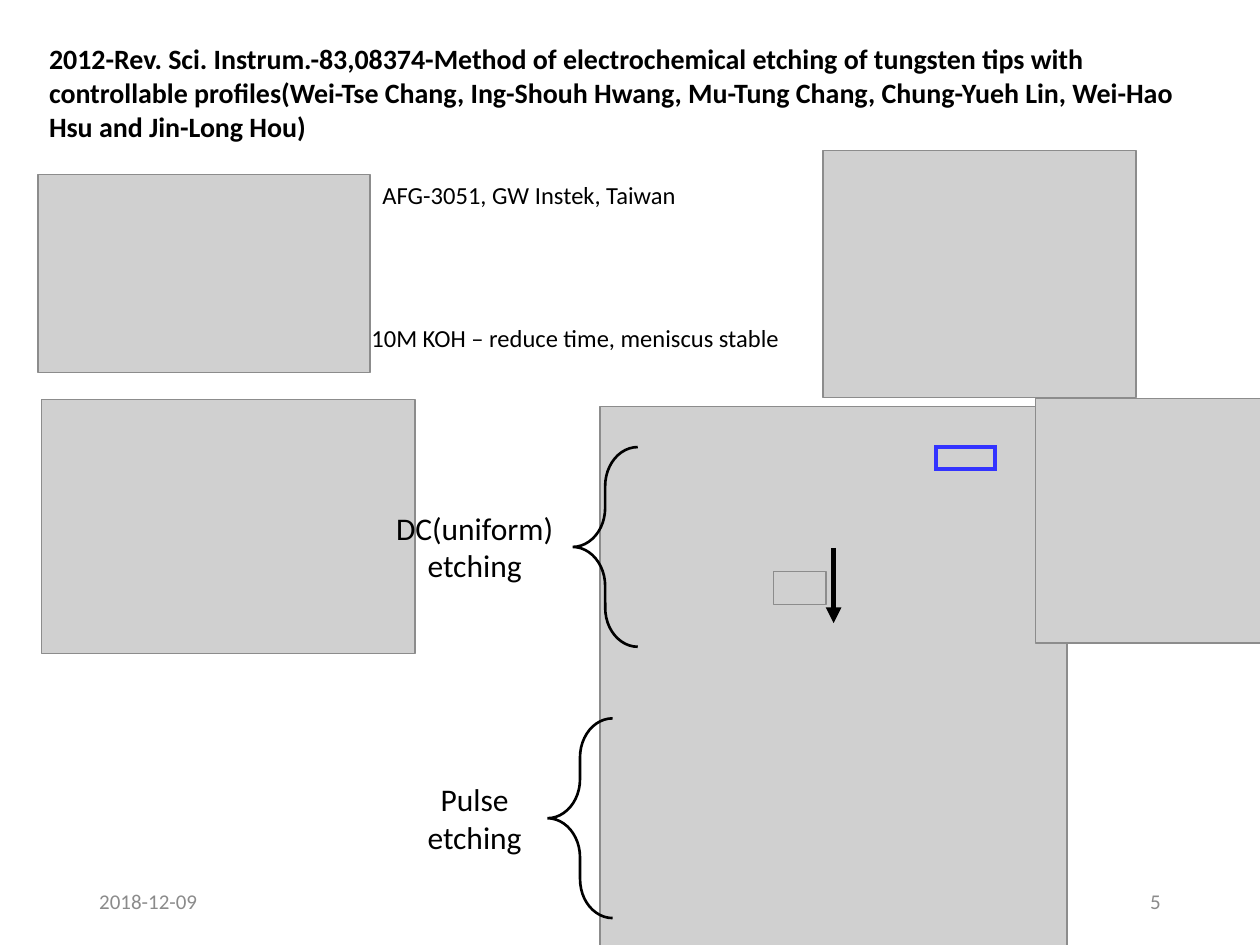
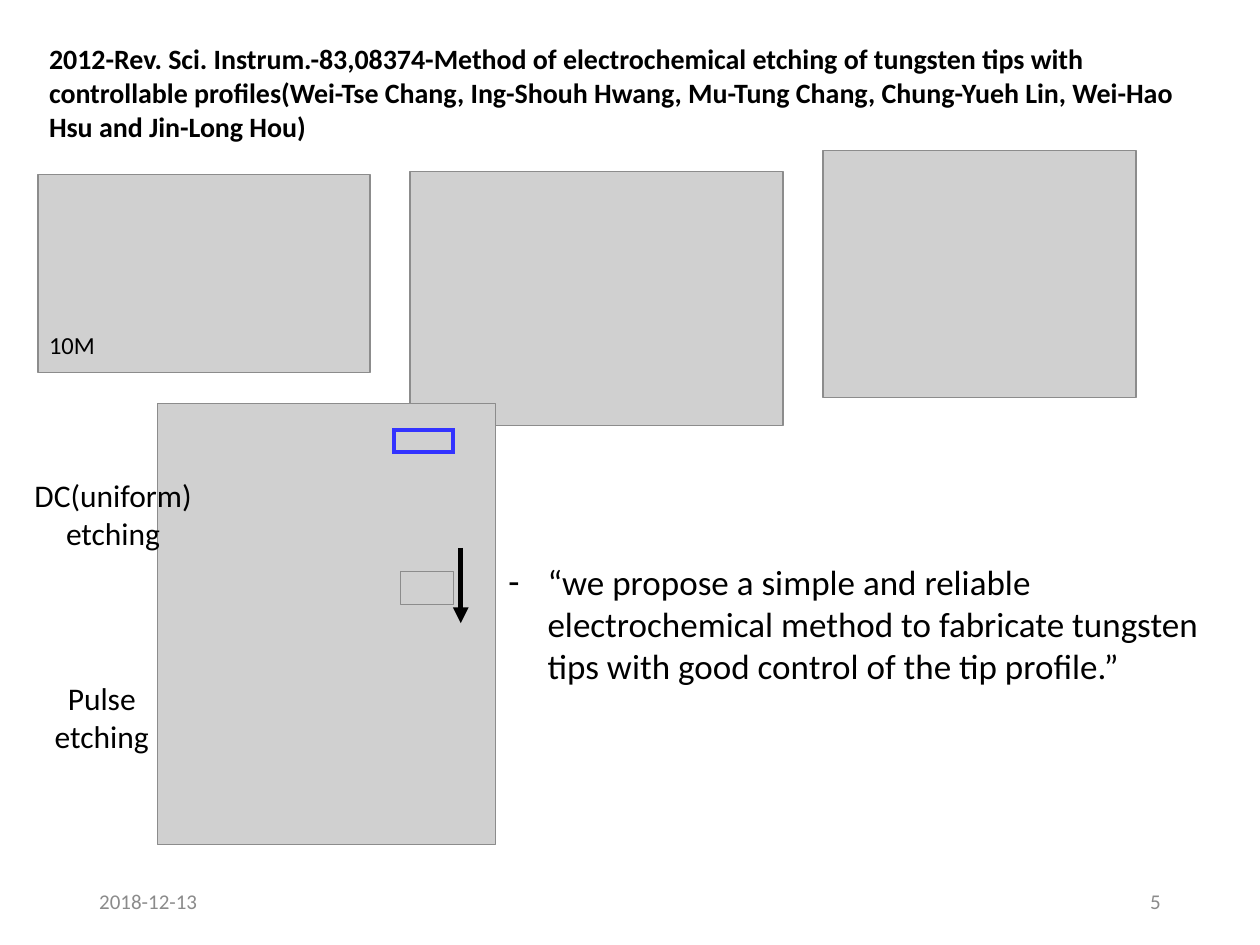
Before and after one commit to jglee96/NBTP_Lab, a slide deck: slide 5 of 랩미팅/201812/1812 W Tip 논문 정리 (Jong).pptx. Drawn at 1260x945 pixels with LibreOffice and Linux fonts; fonts in the diff are those of the drawing; grey boxes stand for pictures. Boxes give left, top, right and bottom in pixels: in the first picture for what was removed or moved away, otherwise in the second. Text is boxed around its words. In the diff, an @@ line names an element or a change of style, - is before the commit and + after.

```diff
--- a/랩미팅/201812/1812 W Tip 논문 정리 (Jong).pptx
+++ b/랩미팅/201812/1812 W Tip 논문 정리 (Jong).pptx
@@ picture: place and size @@
-picture at box(42, 399, 415, 653)
+picture at box(410, 171, 782, 425)
@@ text removed at box(382, 187, 675, 207) @@
-AFG-3051, GW Instek, Taiwan
@@ text at box(49, 338, 95, 354): text changed @@
-10M KOH – reduce time, meniscus stable
+10M
@@ picture: place and size @@
-picture at box(600, 407, 1066, 945)
+picture at box(158, 403, 495, 844)
@@ picture removed at box(1036, 398, 1260, 643) @@
@@ rectangle: place and size @@
-rectangle at box(936, 447, 995, 470)
+rectangle at box(394, 430, 454, 452)
@@ left brace removed at box(572, 447, 638, 646) @@
@@ text "DC(uniform)": place and size @@
-text "DC(uniform)" at box(396, 513, 553, 583)
+text "DC(uniform)" at box(34, 481, 191, 552)
@@ arrow moved from (834, 548) - (834, 624) to (461, 548) - (461, 624) @@
@@ picture added at box(401, 572, 454, 605) @@
@@ text added at box(548, 570, 1198, 685), 20 pt, text #000000 @@
+– “we propose a simple and reliable electrochemical method to fabricate tungsten tips with good control of the tip profile.”
@@ picture removed at box(774, 572, 827, 605) @@
@@ text "Pulse": place and size @@
-text "Pulse" at box(428, 789, 522, 855)
+text "Pulse" at box(55, 688, 149, 754)
@@ left brace removed at box(547, 718, 612, 917) @@
@@ text at box(99, 895, 197, 909): text changed @@
-2018-12-09
+2018-12-13
```
Also in this commit, not shown: 5 other slides changed, 1 slide added, 3 other files.
